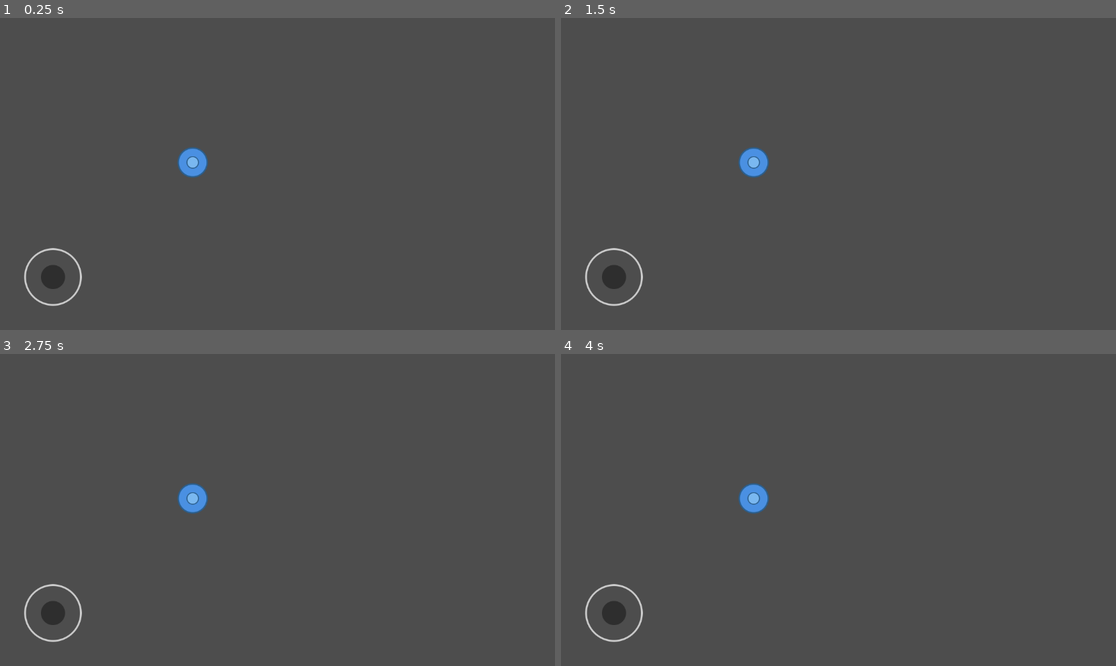
Above: before the commit, frames 1-4 (two rows, left to right).
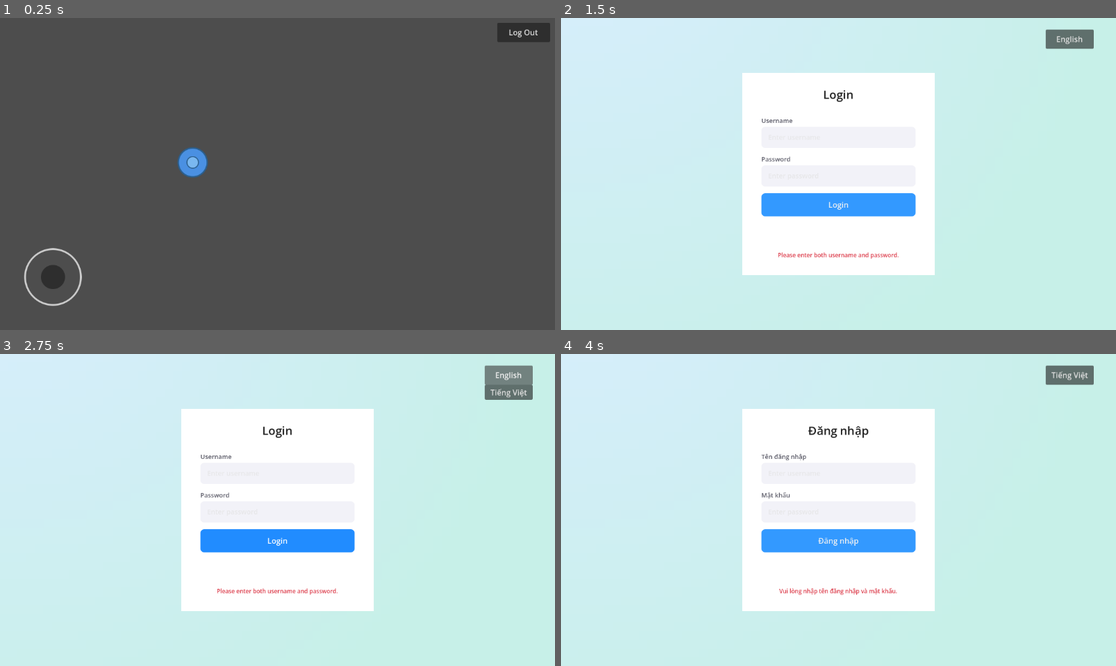
Above: after the commit, the same moments.

Repository: anv99-vn/code-game
Game: Godot game, scene res://scenes/game.tscn
The game is run twice, just before and just after one commit, with the same random seed, the same clock (stepped at 60 frames per second) and the same inputs. This scene is started directly instead of the project's main scene.
Inputs (mouse positions are in pixels of both pictures, inside the frame that each line leads up to):
- Up to frame 1 (0.25 s): no input
- Up to frame 2 (1.5 s): click (1082, 33) at 0.5 s, where only the run after the commit has a clickable "Log Out"; click (838, 205) at 1.25 s, where only the run after the commit has a clickable "Login"
- Up to frame 3 (2.75 s): click (510, 375) at 2 s, where only the run after the commit has a clickable "English"
- Up to frame 4 (4 s): click (1071, 391) at 2.75 s, where only the run after the commit has a clickable "Tiếng Việt"; click (838, 541) at 3.5 s, where only the run after the commit has a clickable "Đăng nhập"

The runs differ from the first frame. In frame 1, 0.5% of the frame differs, in the area x 89-100%, y 1-8%; in frame 2, 100%, in the area x 0-100%, y 0-100%; in frame 3, 100%; in frame 4, 100%.

Commit message:
feat: add logout button to game scene

Diff:
--- a/scenes/game.tscn
+++ b/scenes/game.tscn
@@ -1,6 +1,7 @@
 [gd_scene format=3 uid="uid://4y218hwwfsqc"]
 
 [ext_resource type="Script" uid="uid://dn0eda358oebx" path="res://scripts/player.gd" id="1_2yhen"]
+[ext_resource type="Script" uid="uid://foo64xhf2fa2" path="res://scripts/game_ui.gd" id="1_lnu2h"]
 [ext_resource type="Texture2D" uid="uid://b7jj2rex1ktj0" path="res://assets/player.png" id="2_ds2d6"]
 
 [sub_resource type="CircleShape2D" id="CircleShape2D_2yhen"]
@@ -19,6 +20,7 @@
 shape = SubResource("CircleShape2D_2yhen")
 
 [node name="CanvasLayer" type="CanvasLayer" parent="." unique_id=1001473901]
+script = ExtResource("1_lnu2h")
 
 [node name="VirtualJoystick" type="VirtualJoystick" parent="CanvasLayer" unique_id=1728891923]
 anchors_preset = 2
@@ -35,3 +37,14 @@
 action_right = &"move_right"
 action_up = &"move_up"
 action_down = &"move_down"
+
+[node name="LogoutButton" type="Button" parent="CanvasLayer" unique_id=2028801201]
+unique_name_in_owner = true
+anchors_preset = 1
+anchor_left = 1.0
+anchor_right = 1.0
+offset_left = -120.0
+offset_top = 10.0
+offset_right = -10.0
+offset_bottom = 50.0
+text = "Log Out"
--- /dev/null
+++ b/scripts/game_ui.gd
@@ -0,0 +1,10 @@
+extends CanvasLayer
+
+@onready var logout_button: Button = %LogoutButton
+
+func _ready() -> void:
+	logout_button.pressed.connect(_on_logout_pressed)
+
+func _on_logout_pressed() -> void:
+	DirAccess.remove_absolute("user://login.cfg")
+	get_tree().change_scene_to_file("res://scenes/login.tscn")
Not shown, added: scripts/game_ui.gd.uid
Not shown, changed: AGENTS.md
